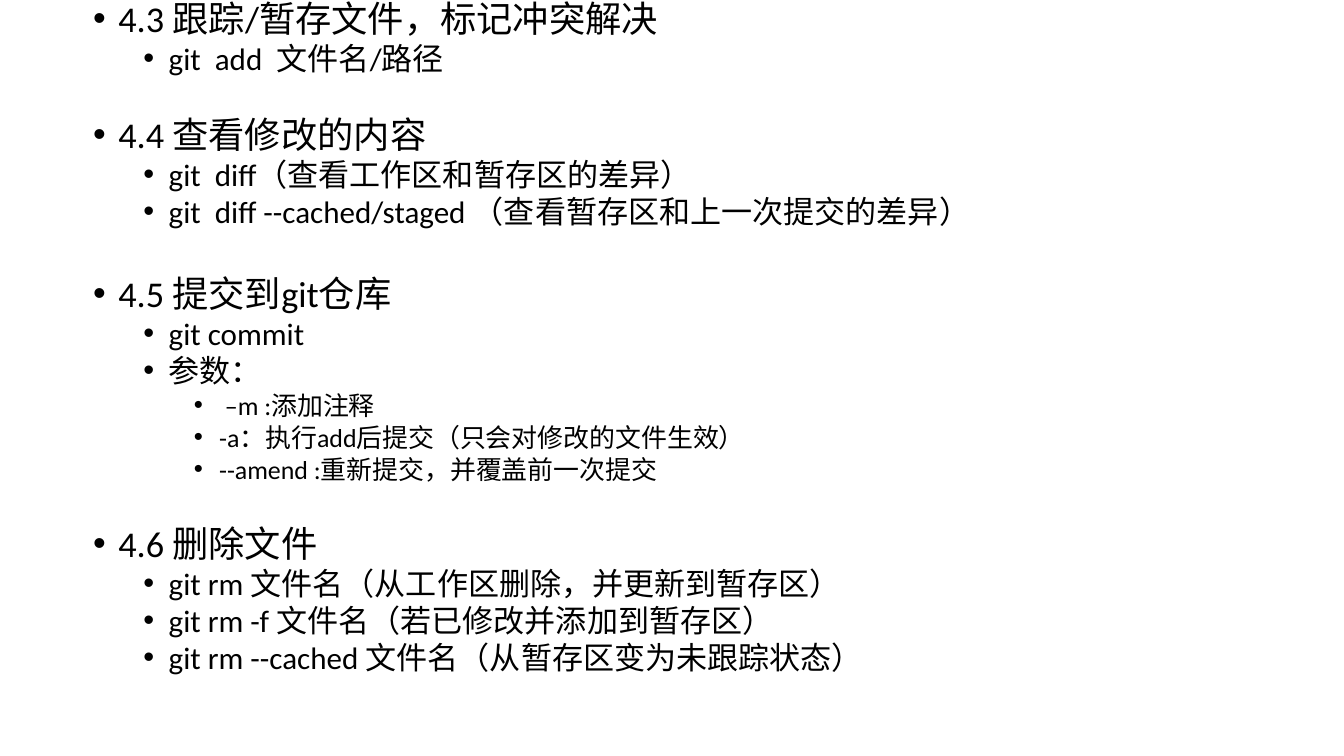
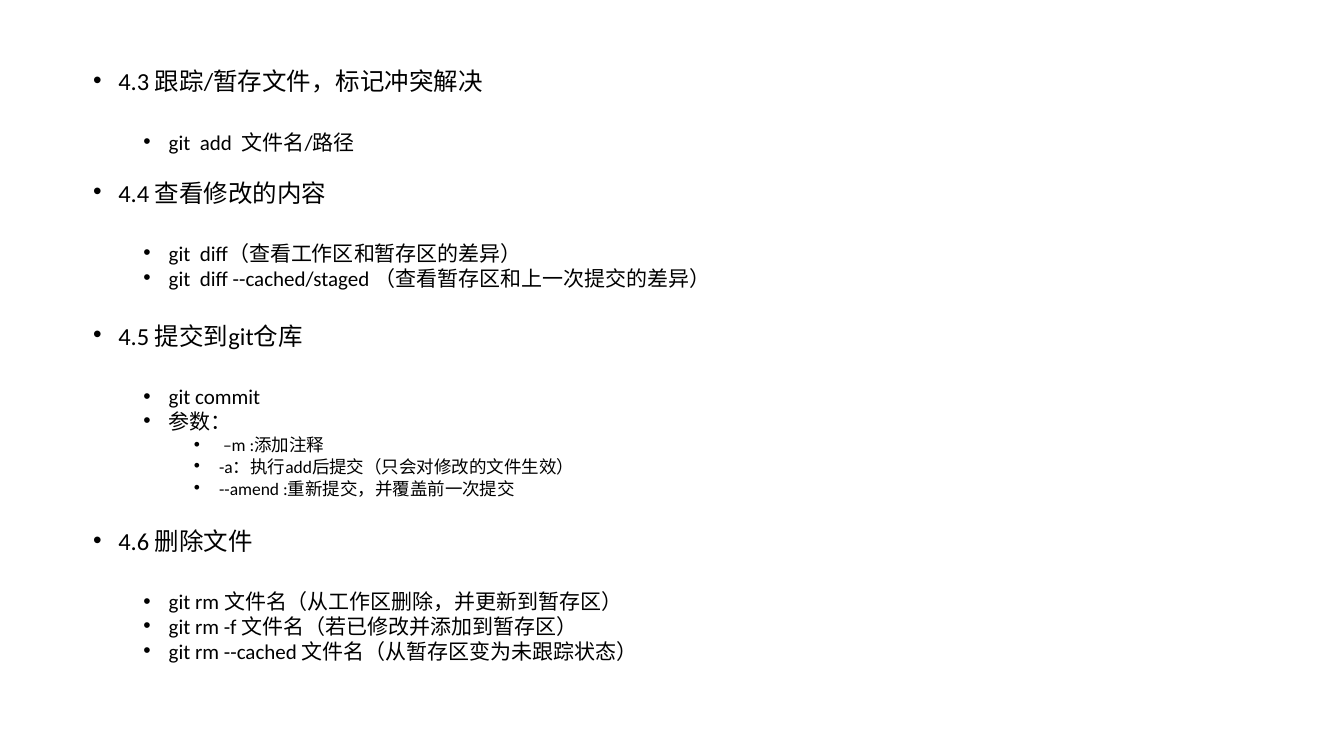
Before and after one commit to liupengpeng2016/share, a slide deck: slide 8 of git使用详解/git.pptx. Drawn at 1344x756 pixels with LibreOffice and Linux fonts; fonts in the diff are those of the drawing. Boxes give left, top, right and bottom in pixels: in the first picture for what was removed or moved away, otherwise in the second. Text is boxed around its words. In the diff, an @@ line names an element or a change of style, - is before the commit and + after.

```diff
--- a/git使用详解/git.pptx
+++ b/git使用详解/git.pptx
@@ text "4.3 跟踪/暂存文件，标记冲突解决": place and size @@
-text "4.3 跟踪/暂存文件，标记冲突解决" at (118, 1, 970, 675)
+text "4.3 跟踪/暂存文件，标记冲突解决" at (118, 69, 710, 663)
@@ text "4.3 跟踪/暂存文件，标记冲突解决" at (118, 69, 710, 663): size 25.9 to 17.5 pt in "4.3 跟踪/暂存文件，标记冲突解决", "4.4 查看修改的内容", "4.5 提交到git仓库", "4.6 删除文件"; size 22.2 to 15 pt in "git add 文件名/路径", "git diff（查看工作区和暂存区的差异）", "git diff --cached/staged （查看暂存区和上一次提交的差异）", "git commit" and 4 more places; size 18.5 to 12.5 pt in "–m :添加注释", "-a：执行add后提交（只会对修改的文件生效）", "--amend :重新提交，并覆盖前一次提交"; line spacing 0.8 to 0.7 @@
```
Also in this commit, not shown: 6 other slides changed, 2 slides added.
